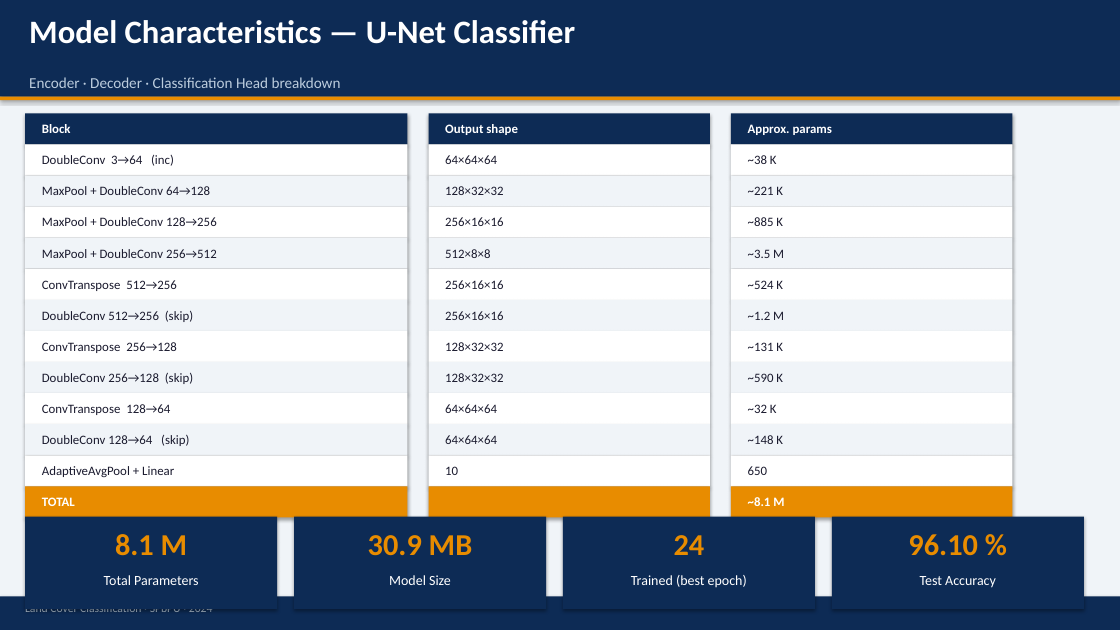
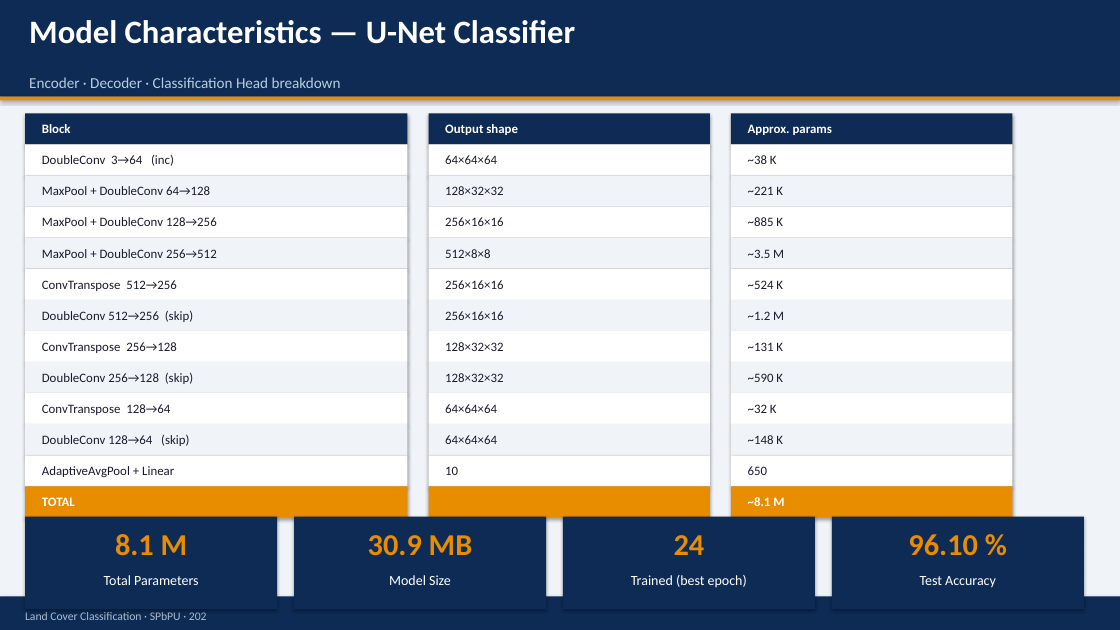
Before and after one commit to shmel9va/land-cover-classification, a slide deck: slide 14 of Land_Cover_Classification_NEW.pptx. Drawn at 1120x630 pixels with LibreOffice and Linux fonts; fonts in the diff are those of the drawing. Boxes give left, top, right and bottom in pixels: in the first picture for what was removed or moved away, otherwise in the second. Text is boxed around its words. In the diff, an @@ line names an element or a change of style, - is before the commit and + after.

```diff
--- a/Land_Cover_Classification_NEW.pptx
+++ b/Land_Cover_Classification_NEW.pptx
@@ text at (25,612,207,620): text changed @@
-Land Cover Classification · SPbPU · 2024
+Land Cover Classification · SPbPU · 202
```
Also in this commit, not shown: 8 other slides changed, 2 other files.
